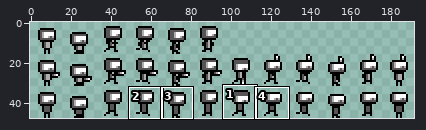
Sprite sheet, stored at project/assets/sprites/char/player/char.png. Above, an overview of the earlier version with the close-up marked.
Close-up. As it was:
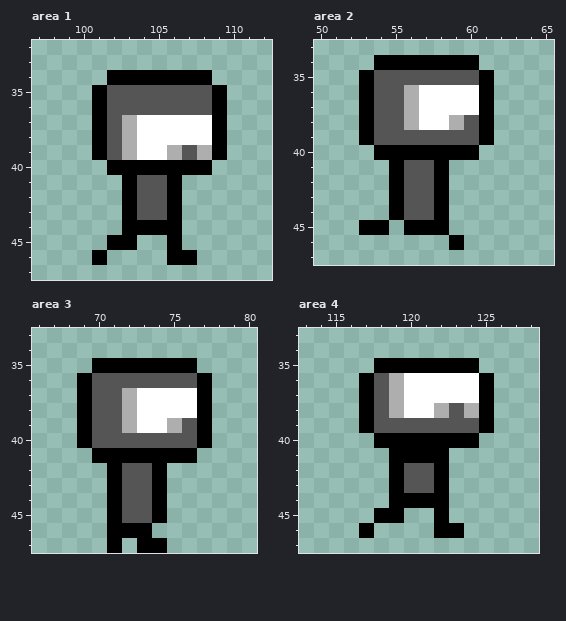
The file is 192x48 pixels. Shown: area 1: x 97..112, y 32..47; area 2: x 50..65, y 33..47; area 3: x 66..80, y 33..47; area 4: x 113..128, y 33..47. The commit also changed other parts of the picture, which this record leaves out.
After:
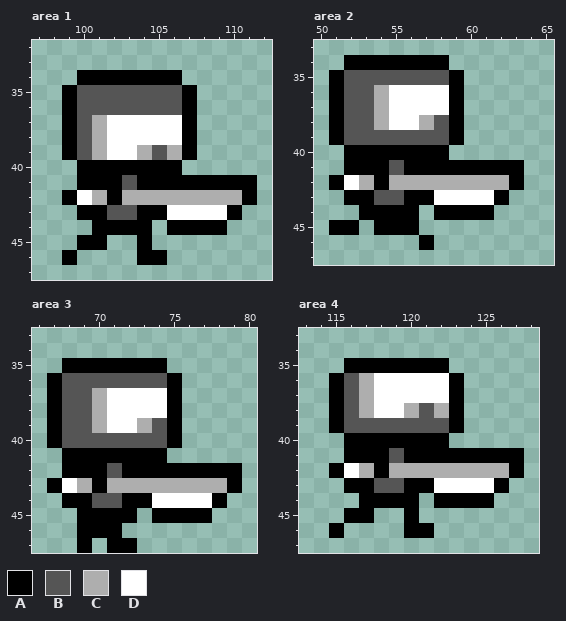
Palette (. is transparent): A #000000  B #555555  C #aeaeae  D #ffffff
The edit:
--- area 1
@@ x 97..112 @@
 33 ................
-34 .....AAAAAAA....
-35 ....ABBBBBBBA...
-36 ....ABBBBBBBA...
-37 ....ABCDDDDDA...
-38 ....ABCDDDDDA...
-39 ....ABCDDCBCA...
-40 .....AAAAAAA....
-41 ......ABBA......
-42 ......ABBA......
-43 ......ABBA......
-44 ......AAAA......
-45 .....AA..A......
-46 ....A....AA.....
+34 ...AAAAAAA......
+35 ..ABBBBBBBA.....
+36 ..ABBBBBBBA.....
+37 ..ABCDDDDDA.....
+38 ..ABCDDDDDA.....
+39 ..ABCDDCBCA.....
+40 ...AAAAAAA......
+41 ...AAABAAAAAAAA.
+42 ..ADCACCCCCCCCA.
+43 ...AABBAADDDDA..
+44 ....AAAA.AAAA...
+45 ...AA..A........
+46 ..A....AA.......
 47 ................
--- area 2
@@ x 50..65 @@
 33 ................
-34 ....AAAAAAA.....
-35 ...ABBBBBBBA....
-36 ...ABBCDDDDA....
-37 ...ABBCDDDDA....
-38 ...ABBCDDCBA....
-39 ...ABBBBBBBA....
-40 ....AAAAAAA.....
-41 .....ABBA.......
-42 .....ABBA.......
-43 .....ABBA.......
-44 .....ABBA.......
-45 ...AA.AAA.......
-46 .........A......
+34 ..AAAAAAA.......
+35 .ABBBBBBBA......
+36 .ABBCDDDDA......
+37 .ABBCDDDDA......
+38 .ABBCDDCBA......
+39 .ABBBBBBBA......
+40 ..AAAAAAA.......
+41 ..AAABAAAAAAAA..
+42 .ADCACCCCCCCCA..
+43 ..AABBAADDDDA...
+44 ...AAAA.AAAA....
+45 .AA.AAA.........
+46 .......A........
 47 ................
--- area 3
@@ x 66..80 @@
 34 ...............
-35 ....AAAAAAA....
-36 ...ABBBBBBBA...
-37 ...ABBCDDDDA...
-38 ...ABBCDDDDA...
-39 ...ABBCDDCBA...
-40 ...ABBBBBBBA...
-41 ....AAAAAAA....
-42 .....ABBA......
-43 .....ABBA......
-44 .....ABBA......
-45 .....ABBA......
-46 .....AAA.......
-47 .....A.AA......
+35 ..AAAAAAA......
+36 .ABBBBBBBA.....
+37 .ABBCDDDDA.....
+38 .ABBCDDDDA.....
+39 .ABBCDDCBA.....
+40 .ABBBBBBBA.....
+41 ..AAAAAAA......
+42 ..AAABAAAAAAAA.
+43 .ADCACCCCCCCCA.
+44 ..AABBAADDDDA..
+45 ...AAAA.AAAA...
+46 ...AAA.........
+47 ...A.AA........
--- area 4
@@ x 113..128 @@
 34 ................
-35 .....AAAAAAA....
-36 ....ABCDDDDDA...
-37 ....ABCDDDDDA...
-38 ....ABCDDCBCA...
-39 ....ABBBBBBBA...
-40 .....AAAAAAA....
-41 ......AAAA......
-42 ......ABBA......
-43 ......ABBA......
-44 ......AAAA......
-45 .....AA..A......
-46 ....A....AA.....
+35 ...AAAAAAA......
+36 ..ABCDDDDDA.....
+37 ..ABCDDDDDA.....
+38 ..ABCDDCBCA.....
+39 ..ABBBBBBBA.....
+40 ...AAAAAAA......
+41 ...AAABAAAAAAAA.
+42 ..ADCACCCCCCCCA.
+43 ...AABBAADDDDA..
+44 ....AAAA.AAAA...
+45 ...AA..A........
+46 ..A....AA.......
 47 ................
